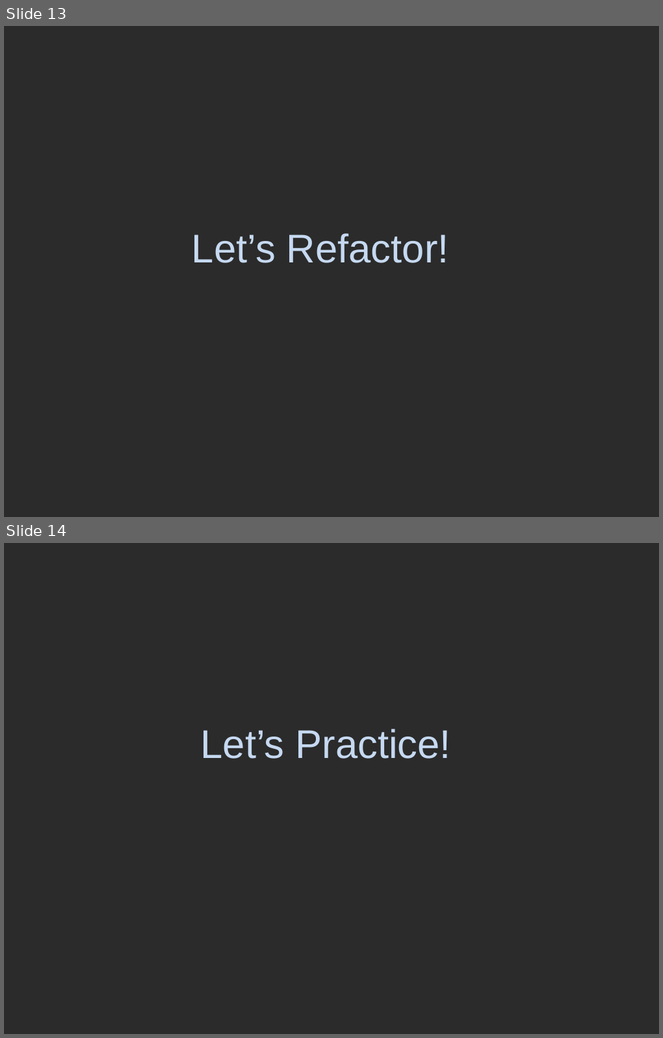
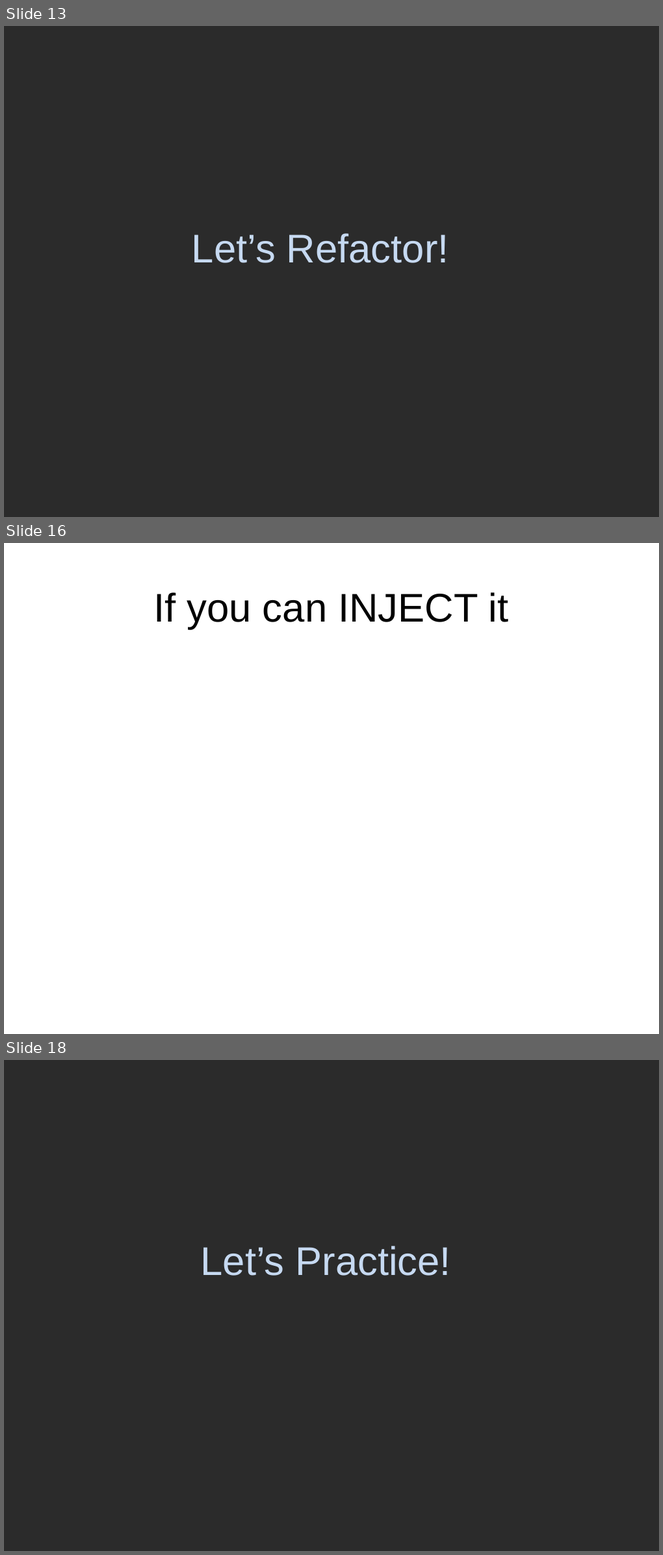
Before and after one commit to marcesher/mxunit-cfmeetups, a slide deck: CFObjective2009TDD/ppt/Esher_TestableCode.ppt. Shown one above the other, each under a label of ours: slides 13 and 14 before the commit, slides 13, 16 and 18 after it; the slides between them are not shown. The pictures are 663x1038 and 663x1555 pixels, drawn with LibreOffice and Linux fonts; fonts in the diff are those of the drawing; background and template pictures are left out; a plain dark background stands for a picture behind light text. Boxes give left, top, right and bottom in pixels: in the first picture for what was removed or moved away, otherwise in the second. Text is boxed around its words. In the diff, an @@ line names an element or a change of style, - is before the commit and + after.

```diff
--- a/CFObjective2009TDD/ppt/Esher_TestableCode.ppt
+++ b/CFObjective2009TDD/ppt/Esher_TestableCode.ppt
@@ slide 16 added at (4,543,659,1034), background #FFFFFF @@
@@ title added at (154,592,509,629), 44 pt, text #000000 @@
+If you can INJECT it
@@ what was slide 14 is now slide 18 @@
```
Also in this commit, not shown: 2 slides changed, 4 other slides added, 1 slide removed.
